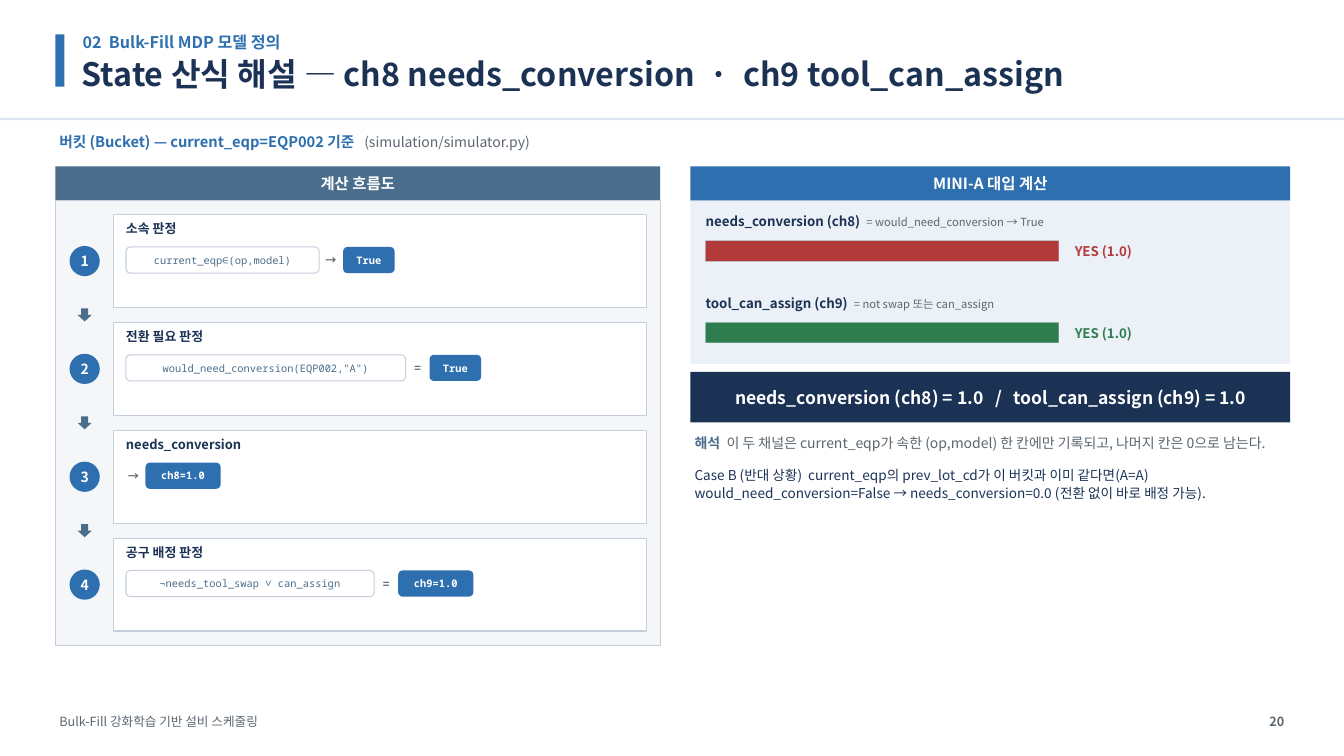
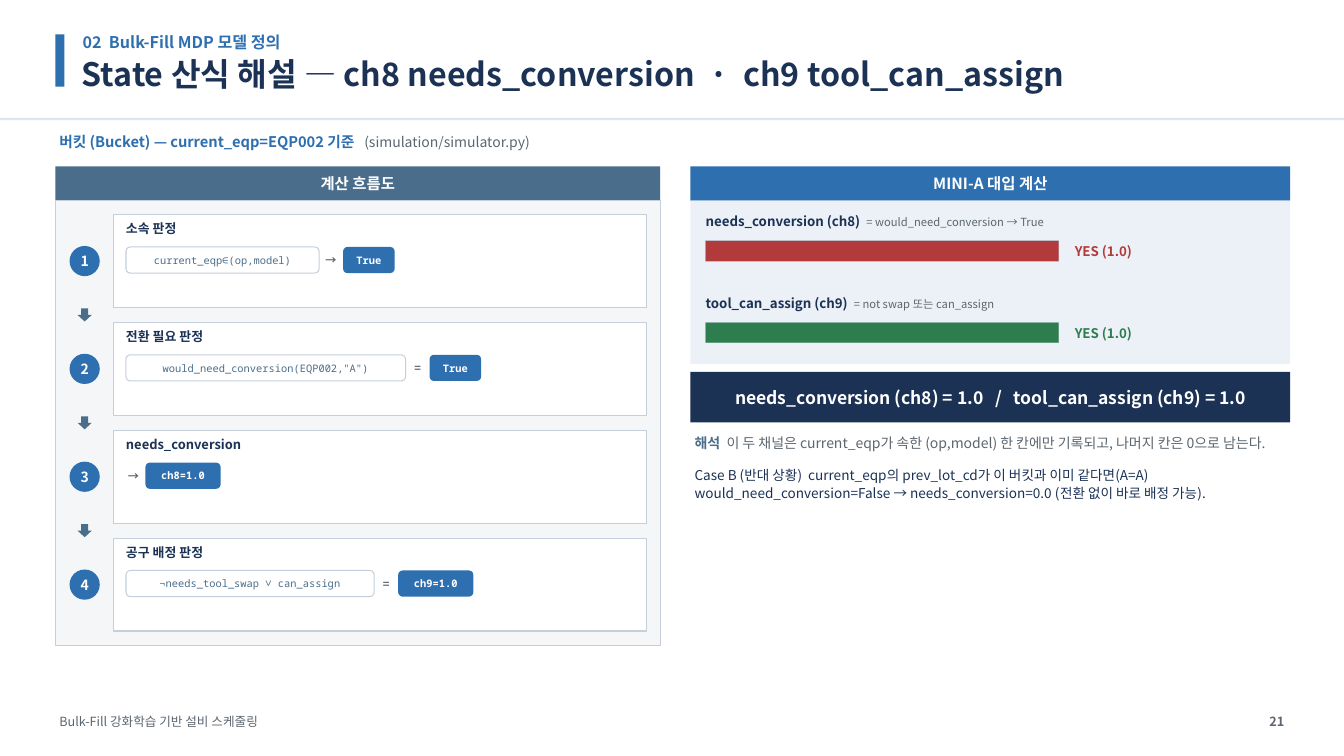
Before and after one commit to relighting123/pjt_scheduling, a slide deck: slide 21 of docs/스케줄링_발표자료.pptx (slide 20 before the commit). Drawn at 1344x756 pixels with LibreOffice and Linux fonts; fonts in the diff are those of the drawing. Boxes give left, top, right and bottom in pixels: in the first picture for what was removed or moved away, otherwise in the second. Text is boxed around its words. In the diff, an @@ line names an element or a change of style, - is before the commit and + after.

```diff
--- a/docs/스케줄링_발표자료.pptx
+++ b/docs/스케줄링_발표자료.pptx
@@ text at (1269,716,1284,726): text changed @@
-20
+21
```
Also in this commit, not shown: 41 other slides changed, 7 slides added.
